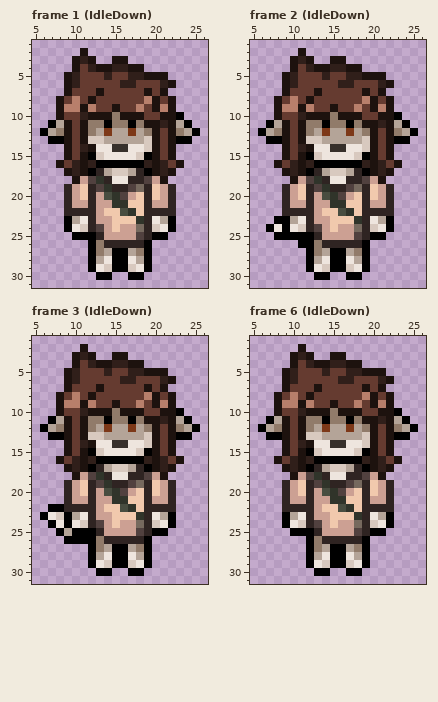
Two versions of one pixel-art file, art/OV/Mira/Miraov.aseprite. Above is the file before it was changed.
32x32 pixels, 83 frames. Colours within 5 levels of each other are drawn and written as one. Shown: frame 1 (IdleDown): x 5..26, y 1..31; frame 2 (IdleDown): x 5..26, y 1..31; frame 3 (IdleDown): x 5..26, y 1..31; frame 6 (IdleDown): x 5..26, y 1..31. The commit also changed other frames, which this record leaves out.
New version:
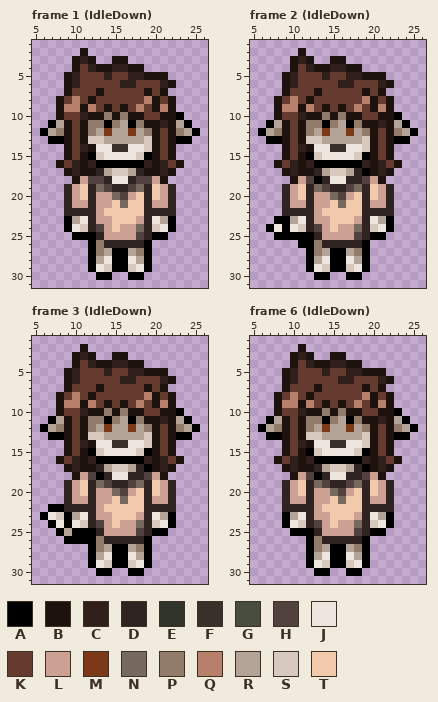
Palette (. is transparent): A #000000  B #1d120e  C #301f1a  D #2f2422  E #30342a  F #37302b  G #484d40  H #51413f  J #eee5de  K #653b30  L #cca093  M #7d3818  N #76695e  P #917b6a  Q #b87f6b  R #b4a498  S #d8c9bf  T #f1c9ad
Change:
layer "Bag" now hidden
Frame 1 (IdleDown):
y 9: x 14..16 KBK -> BKB
y 10: x 14..16 BPB -> PBP
y 11: x 16 P -> R
y 17: x 12 A -> B; x 19 A -> B
y 18: x 13 E -> H; x 18 D -> H
y 19: x 13..14 HE -> NH
y 20: x 14..15 GE -> LN
y 21: x 15..16 EE -> TN
y 22: x 16..17 GE -> TT
y 23: x 18 E -> L
Frame 2 (IdleDown):
y 9: x 14..16 KBK -> BKB
y 10: x 14..16 BPB -> PBP
y 11: x 16 P -> R
y 17: x 12 A -> B
y 18: x 13 E -> A
y 19: x 13..14 HE -> NH
y 20: x 14..15 GE -> LN
y 21: x 15..16 EE -> TN
y 22: x 16..17 GE -> TT
y 23: x 18 E -> L
Frame 3 (IdleDown): the same change as frame 2 (IdleDown)
Frame 6 (IdleDown): the same change as frame 2 (IdleDown)
